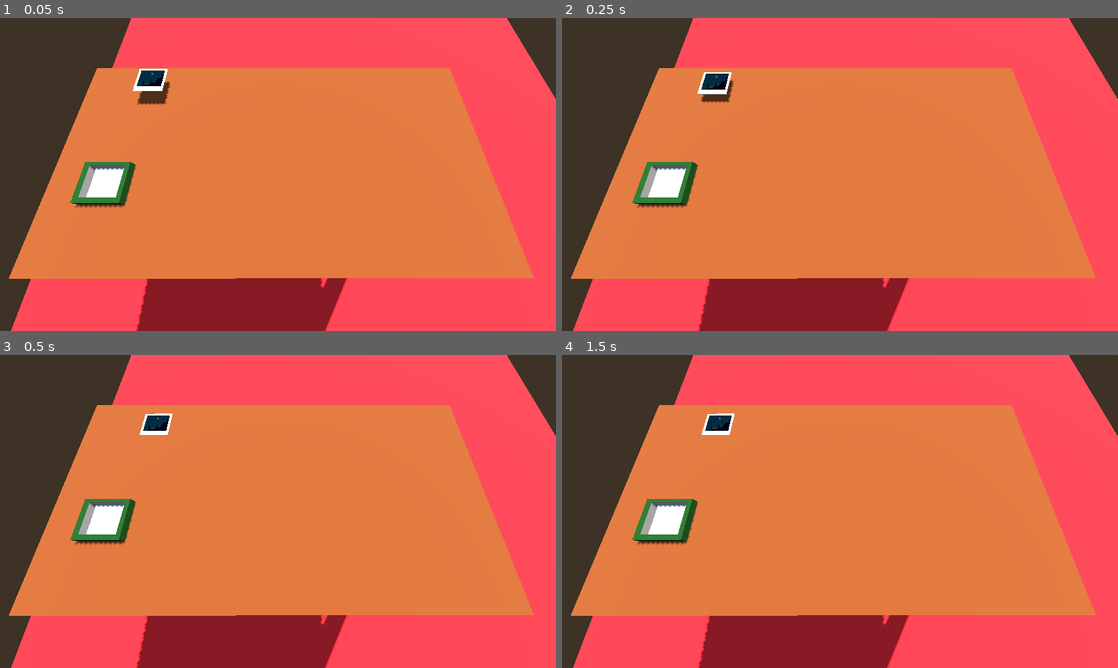
Above: before the commit, frames 1-4 (two rows, left to right).
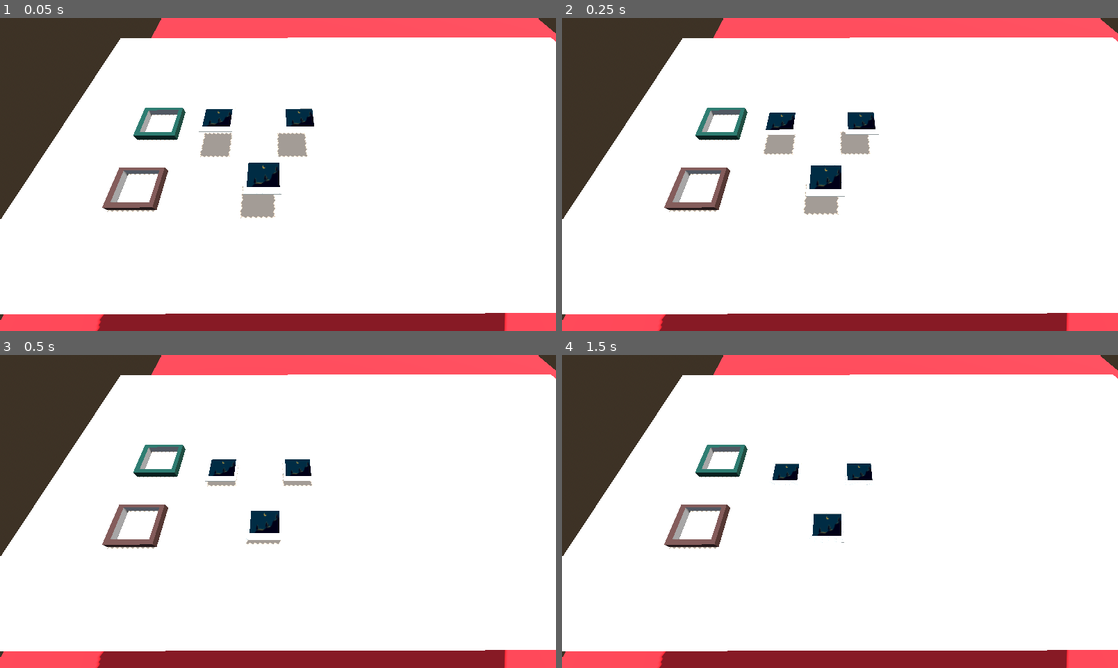
Above: after the commit, the same moments.

Repository: R1fty0/all-in-a-box
Game: Godot game, scene res://scenes/main_scene.tscn
Same seed, same stepped clock (60 frames per second), same inputs: the game is played once before the commit and once after it.
Inputs (mouse positions are in pixels of both pictures, inside the frame that each line leads up to):
- Up to frame 1 (0.05 s): no input
- Up to frame 2 (0.25 s): no input
- Up to frame 3 (0.5 s): no input
- Up to frame 4 (1.5 s): move the mouse to (962, 495) at 0.52 s; press the mouse at (962, 495) at 0.53 s; tap Enter at 1.25 s; move the mouse to (728, 527) at 1.27 s; release the mouse at (728, 527) at 1.28 s; click (728, 527) at 1.35 s

The runs differ from the first frame. In frame 1, 84% of the frame differs, in the area x 0-100%, y 0-100%; in frame 2, 84%; in frame 3, 84%; in frame 4, 84%.

Commit message:
added new table, fixed photo collision bug

Diff:
--- a/All-in-a-box/project.godot
+++ b/All-in-a-box/project.godot
@@ -40,6 +40,10 @@
 ]
 }
 
+[physics]
+
+3d/default_gravity=10.33
+
 [rendering]
 
 renderer/rendering_method="gl_compatibility"
--- a/All-in-a-box/scenes/main_scene.tscn
+++ b/All-in-a-box/scenes/main_scene.tscn
@@ -1,7 +1,8 @@
-[gd_scene load_steps=9 format=3 uid="uid://ch0yb2bi666tb"]
+[gd_scene load_steps=10 format=3 uid="uid://ch0yb2bi666tb"]
 
 [ext_resource type="Script" uid="uid://c6s6ibvmkh1ub" path="res://scenes/player_hand.gd" id="1_w2twt"]
-[ext_resource type="PackedScene" uid="uid://b43412unuohwk" path="res://scenes/objects/photo.tscn" id="2_pw63i"]
+[ext_resource type="PackedScene" uid="uid://b43412unuohwk" path="res://scenes/objects/items/photo.tscn" id="2_pw63i"]
+[ext_resource type="PackedScene" uid="uid://ddbhc4qeulcl7" path="res://scenes/objects/environment/table.tscn" id="3_7ykc4"]
 
 [sub_resource type="ProceduralSkyMaterial" id="ProceduralSkyMaterial_7ykc4"]
 sky_horizon_color = Color(0.662243, 0.671743, 0.686743, 1)
@@ -16,10 +17,10 @@
 tonemap_mode = 2
 
 [sub_resource type="StandardMaterial3D" id="StandardMaterial3D_rt2n2"]
-albedo_color = Color(0.0408075, 0.244357, 0, 1)
+albedo_color = Color(0.271491, 0.167396, 0.146514, 1)
 
-[sub_resource type="StandardMaterial3D" id="StandardMaterial3D_und3l"]
-albedo_color = Color(0.476157, 0.235647, 0.0737752, 1)
+[sub_resource type="StandardMaterial3D" id="StandardMaterial3D_7ykc4"]
+albedo_color = Color(2.40654e-07, 0.236138, 0.194238, 1)
 
 [sub_resource type="StandardMaterial3D" id="StandardMaterial3D_w2twt"]
 albedo_color = Color(0.783622, 0.115242, 0.142173, 1)
@@ -38,8 +39,9 @@
 [node name="Environment" type="Node" parent="."]
 
 [node name="StartingBox" type="CSGCombiner3D" parent="Environment"]
-transform = Transform3D(1, 0, 0, 0, 1, 0, 0, 0, 1, -21.3445, 0.181116, 7.31894)
+transform = Transform3D(1, 0, 0, 0, 1, 0, 0, 0, 1, -27.3445, -7.31703, 26.3189)
 operation = 2
+calculate_tangents = false
 
 [node name="CSGBox3D" type="CSGBox3D" parent="Environment/StartingBox"]
 transform = Transform3D(1, 0, 0, 0, 1, 0, 0, 0, 1, 0, 0.580444, 0)
@@ -51,41 +53,42 @@
 operation = 2
 size = Vector3(2.15063, 0.529785, 2.01703)
 
-[node name="Table" type="CSGCombiner3D" parent="Environment"]
-use_collision = true
+[node name="NotNeededBox" type="CSGCombiner3D" parent="Environment"]
+transform = Transform3D(1, 0, 0, 0, 1, 0, 0, 0, 1, -27.3445, -7.31703, 21.3189)
+operation = 2
+calculate_tangents = false
 
-[node name="TableTop" type="CSGBox3D" parent="Environment/Table"]
-transform = Transform3D(1, 0, 0, 0, 1, 0, 0, 0, 1, -11.3105, 0, 5.18237)
-size = Vector3(27.3789, 1, 14.6353)
-material = SubResource("StandardMaterial3D_und3l")
+[node name="CSGBox3D" type="CSGBox3D" parent="Environment/NotNeededBox"]
+transform = Transform3D(1, 0, 0, 0, 1, 0, 0, 0, 1, 0, 0.580444, 0)
+size = Vector3(2.75337, 0.482178, 2.54907)
+material = SubResource("StandardMaterial3D_7ykc4")
 
-[node name="TableLeg" type="CSGBox3D" parent="Environment/Table"]
-transform = Transform3D(1, 0, 0, 0, 1, 0, 0, 0, 1, -22.8578, -12.3636, 10.9113)
-size = Vector3(2, 24, 2)
-
-[node name="TableLeg2" type="CSGBox3D" parent="Environment/Table"]
-transform = Transform3D(1, 0, 0, 0, 1, 0, 0, 0, 1, 0.779587, -12.3636, 10.9113)
-size = Vector3(2, 24, 2)
-
-[node name="TableLeg3" type="CSGBox3D" parent="Environment/Table"]
-transform = Transform3D(1, 0, 0, 0, 1, 0, 0, 0, 1, -22.8578, -12.3636, -0.760638)
-size = Vector3(2, 24, 2)
-
-[node name="TableLeg4" type="CSGBox3D" parent="Environment/Table"]
-transform = Transform3D(1, 0, 0, 0, 1, 0, 0, 0, 1, 0.779587, -12.3636, -0.760638)
-size = Vector3(2, 24, 2)
+[node name="CSGBox3D2" type="CSGBox3D" parent="Environment/NotNeededBox"]
+transform = Transform3D(1, 0, 0, 0, 1, 0, 0, 0, 1, 0.0377197, 0.631492, -0.0440135)
+operation = 2
+size = Vector3(2.15063, 0.529785, 2.01703)
 
 [node name="Floor" type="CSGBox3D" parent="Environment"]
 transform = Transform3D(1, 0, 0, 0, 1, 0, 0, 0, 1, 0, -24, 0)
 size = Vector3(100, 1, 100)
 material = SubResource("StandardMaterial3D_w2twt")
 
+[node name="Table" parent="Environment" instance=ExtResource("3_7ykc4")]
+transform = Transform3D(50, 0, 0, 0, 50, 0, 0, 0, 50, -34.4403, -23.2728, 32.4691)
+
 [node name="Camera3D" type="Camera3D" parent="."]
 unique_name_in_owner = true
-transform = Transform3D(0.999998, 0.00168295, -0.000639147, 0, 0.355036, 0.934853, 0.00180023, -0.934851, 0.355035, -10.9478, 12.3217, 11.2213)
+transform = Transform3D(0.999998, 0.00158893, -0.000864358, 0, 0.477858, 0.878437, 0.00180882, -0.878435, 0.477858, -19.0837, 4.1282, 31.3524)
 
 [node name="PlayerHand" type="RayCast3D" parent="."]
 script = ExtResource("1_w2twt")
+object_height = -5.5
 
 [node name="Photo" parent="." instance=ExtResource("2_pw63i")]
-transform = Transform3D(-4.37114e-08, 0, -1, 0, 1, 0, 1, 0, -4.37114e-08, -19.8513, 1.31786, -0.0513821)
+transform = Transform3D(-4.37114e-08, 0, -1, 0, 1, 0, 1, 0, -4.37114e-08, -19.8513, -5.34498, 26.339)
+
+[node name="Photo2" parent="." instance=ExtResource("2_pw63i")]
+transform = Transform3D(-4.37114e-08, 0, -1, 0, 1, 0, 1, 0, -4.37114e-08, -22.8277, -5.34498, 22.3036)
+
+[node name="Photo3" parent="." instance=ExtResource("2_pw63i")]
+transform = Transform3D(-4.37114e-08, 0, -1, 0, 1, 0, 1, 0, -4.37114e-08, -17.7462, -5.34498, 22.3036)
--- /dev/null
+++ b/All-in-a-box/scenes/objects/environment/table.tscn
@@ -0,0 +1,15 @@
+[gd_scene load_steps=3 format=3 uid="uid://ddbhc4qeulcl7"]
+
+[ext_resource type="PackedScene" uid="uid://dgjdhs0dpwq47" path="res://assets/models/table.glb" id="1_5lmgj"]
+
+[sub_resource type="BoxShape3D" id="BoxShape3D_ujcfv"]
+size = Vector3(0.860352, 0.192932, 0.499268)
+
+[node name="Table" type="StaticBody3D"]
+transform = Transform3D(10, 0, 0, 0, 10, 0, 0, 0, 10, 0, 0, 0)
+
+[node name="Model" parent="." instance=ExtResource("1_5lmgj")]
+
+[node name="CollisionShape3D" type="CollisionShape3D" parent="."]
+transform = Transform3D(1, 0, 0, 0, 1, 0, 0, 0, 1, 0.422363, 0.226898, -0.250366)
+shape = SubResource("BoxShape3D_ujcfv")
--- a/All-in-a-box/scenes/objects/photo.tscn
+++ b/All-in-a-box/scenes/objects/items/photo.tscn
@@ -1,7 +1,7 @@
 [gd_scene load_steps=5 format=3 uid="uid://b43412unuohwk"]
 
 [ext_resource type="PackedScene" uid="uid://q56f5ci6c0m8" path="res://assets/models/photo.glb" id="1_aaquk"]
-[ext_resource type="Script" uid="uid://xdflblmihem7" path="res://scenes/objects/photo.gd" id="1_l1rhr"]
+[ext_resource type="Script" uid="uid://xdflblmihem7" path="res://scenes/objects/items/photo.gd" id="1_l1rhr"]
 [ext_resource type="Texture2D" uid="uid://b20anel2b1ff6" path="res://assets/photos/test_photo.png" id="2_l1rhr"]
 
 [sub_resource type="BoxShape3D" id="BoxShape3D_l1rhr"]
--- a/All-in-a-box/scenes/player_hand.gd
+++ b/All-in-a-box/scenes/player_hand.gd
@@ -2,7 +2,6 @@
 
 @export_group("Interaction Settings")
 @export var object_height: float = 2.0
-
 
 # | = union
 var item_in_hand: Photo
Binary file added: All-in-a-box/assets/models/table.glb
Not shown, added: All-in-a-box/assets/models/table.glb.import
Renamed: All-in-a-box/scenes/objects/photo.gd -> All-in-a-box/scenes/objects/items/photo.gd
Renamed: All-in-a-box/scenes/objects/photo.gd.uid -> All-in-a-box/scenes/objects/items/photo.gd.uid
